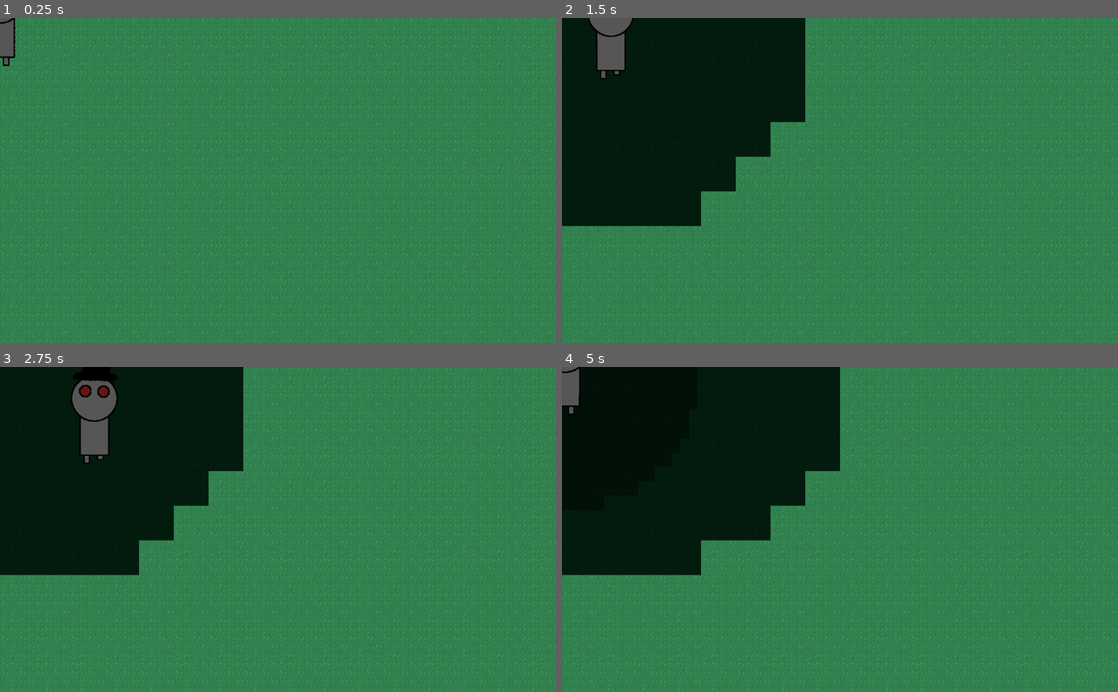
Above: before the commit, frames 1-4 (two rows, left to right).
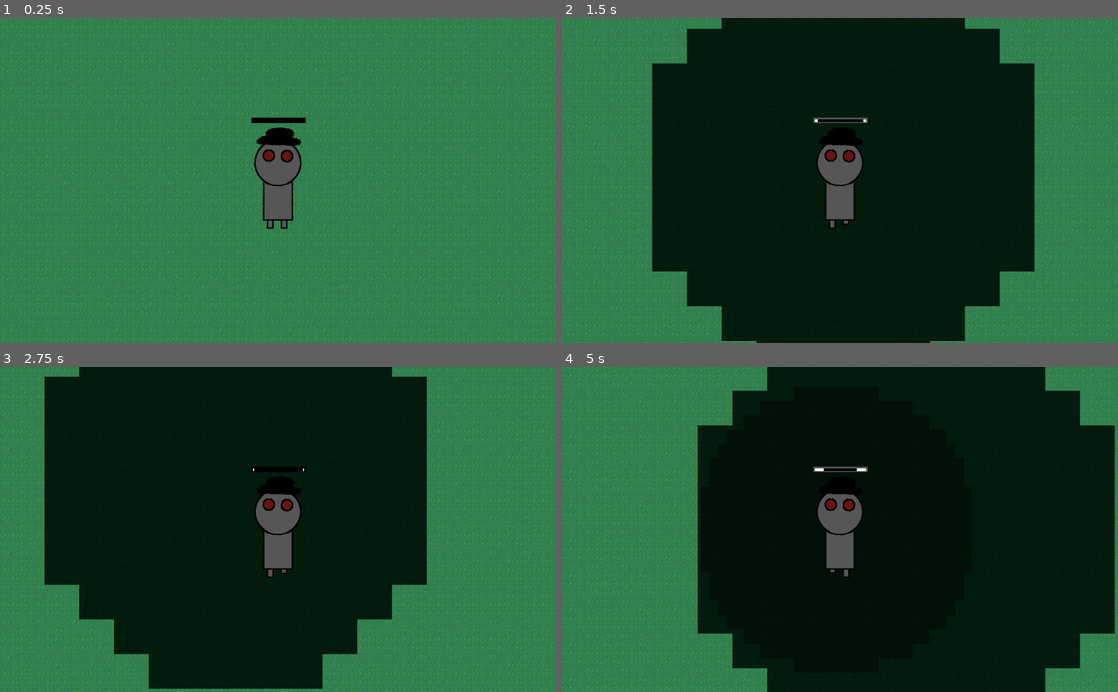
Above: after the commit, the same moments.

Repository: doomium-chloride/kiwijam2021-ADAPT
Game: Godot game, scene res://Levels/TestLevel.tscn
Same seed, same stepped clock (60 frames per second), same inputs: the game is played once before the commit and once after it. This scene is started directly instead of the project's main scene.
Inputs:
- Up to frame 1 (0.25 s): no input
- Up to frame 2 (1.5 s): tap Enter at 0.5 s; hold Right (ui_right) 0.53-1.28 s; tap Space (ui_select) at 0.77 s; hold Down (ui_down) from 1.28 s (still down)
- Up to frame 3 (2.75 s): tap Space (ui_select) at 1.52 s; release Down (ui_down) at 2.03 s; hold Right (ui_right) from 2.03 s (still down)
- Up to frame 4 (5 s): release Right (ui_right) at 2.78 s; hold Up (ui_up) 2.78-3.53 s; tap Space (ui_select) at 3.02, 3.77, 4.52 s; hold Left (ui_left) from 3.53 s (still down)

The runs differ from the first frame. In frame 1, 6.3% of the frame differs, in the area x 0-100%, y 0-100%; in frame 2, 62%; in frame 3, 49%; in frame 4, 77%.

Commit message:
Change script for floor

Diff:
--- a/Actors/Player.tscn
+++ b/Actors/Player.tscn
@@ -39,3 +39,6 @@
 
 [node name="CollisionShape2D" type="CollisionShape2D" parent="."]
 shape = SubResource( 2 )
+
+[node name="Camera2D" type="Camera2D" parent="."]
+current = true
--- a/Scripts/Floor.gd
+++ b/Scripts/Floor.gd
@@ -12,8 +12,8 @@
 
 # Called when the node enters the scene tree for the first time.
 func _ready():
-	for row in range(rows):
-		for column in range(columns):
+	for row in range(-rows, rows):
+		for column in range(-columns, columns):
 			make_tile(row, column)
 
 
